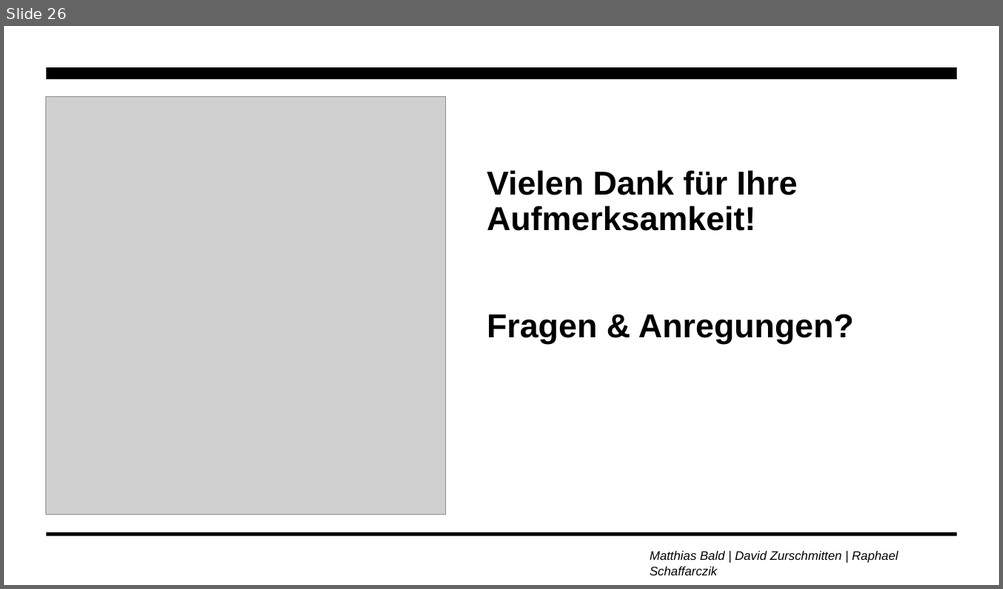
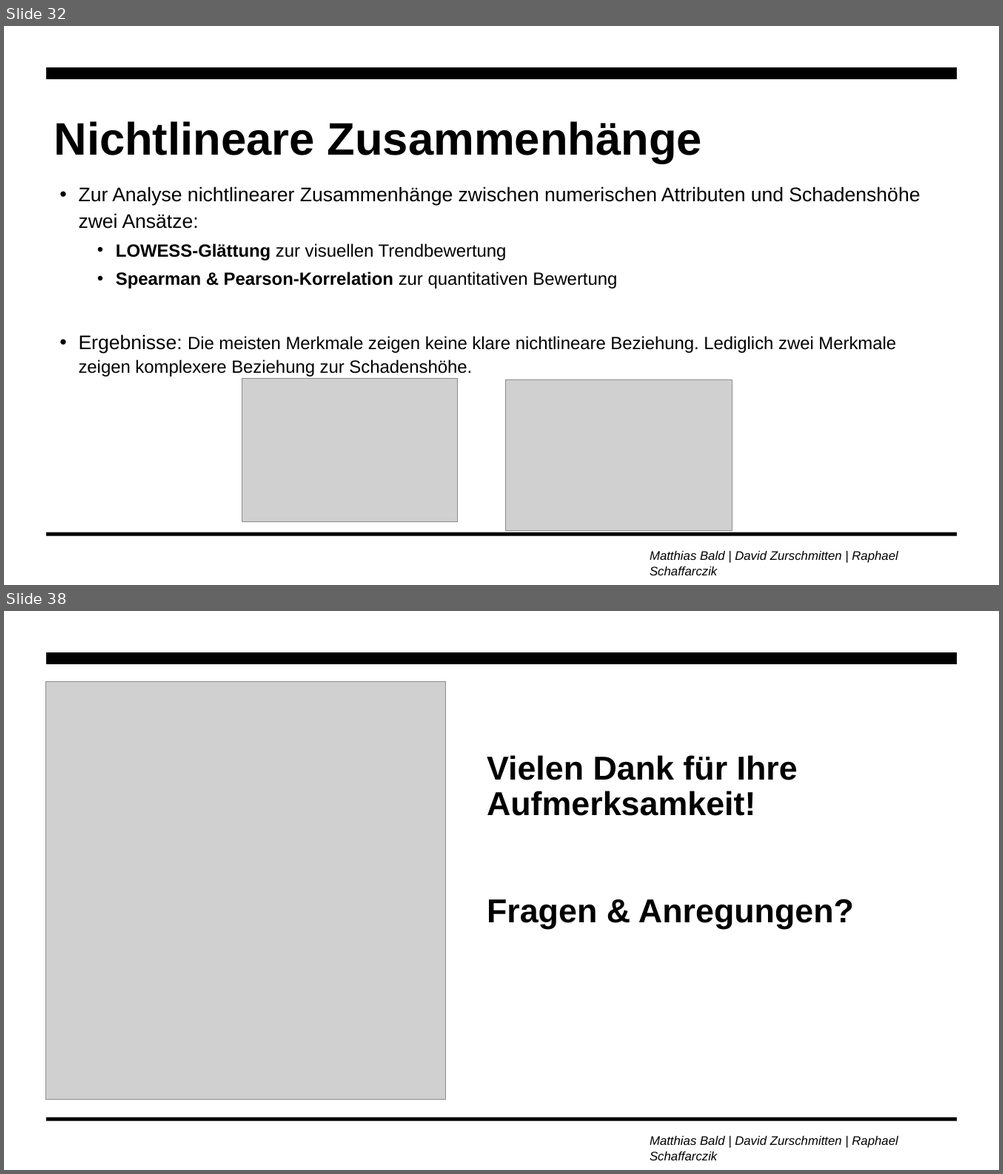
Before and after one commit to zurdavid/projektpraktikum-datascience, a slide deck: präsentationen/Meilenstein2_Praesentation_Raphael.pptx. Shown one above the other, each under a label of ours: slide 26 before the commit, slides 32 and 38 after it; the slides between them are not shown. The pictures are 1003x589 and 1003x1174 pixels, drawn with LibreOffice and Linux fonts; fonts in the diff are those of the drawing; grey boxes stand for pictures; background and template pictures are left out. Boxes give left, top, right and bottom in pixels: in the first picture for what was removed or moved away, otherwise in the second. Text is boxed around its words. In the diff, an @@ line names an element or a change of style, - is before the commit and + after.

```diff
--- a/präsentationen/Meilenstein2_Praesentation_Raphael.pptx
+++ b/präsentationen/Meilenstein2_Praesentation_Raphael.pptx
@@ slide 32 added at <box>4,26,999,585</box>, background #FFFFFF; not listed: 3 template elements that a slide beside it also shows @@
@@ title added at <box>54,121,702,164</box>, 44 pt, text #000000, bold @@
+Nichtlineare Zusammenhänge
@@ text added at <box>79,187,919,377</box>, 17.1 pt, text #000000 @@
+• Zur Analyse nichtlinearer Zusammenhänge zwischen numerischen Attributen und Schadenshöhe zwei Ansätze:
+  • LOWESS-Glättung zur visuellen Trendbewertung
+  • Spearman & Pearson-Korrelation zur quantitativen Bewertung
+• Ergebnisse: Die meisten Merkmale zeigen keine klare nichtlineare Beziehung. Lediglich zwei Merkmale zeigen komplexere Beziehung zur Schadenshöhe.
@@ picture added at <box>242,379,458,522</box> @@
@@ picture added at <box>506,380,731,531</box> @@
@@ what was slide 26 is now slide 38 @@
```
Also in this commit, not shown: 4 slides changed, 26 other slides added, 15 slides removed, 1 other file.
